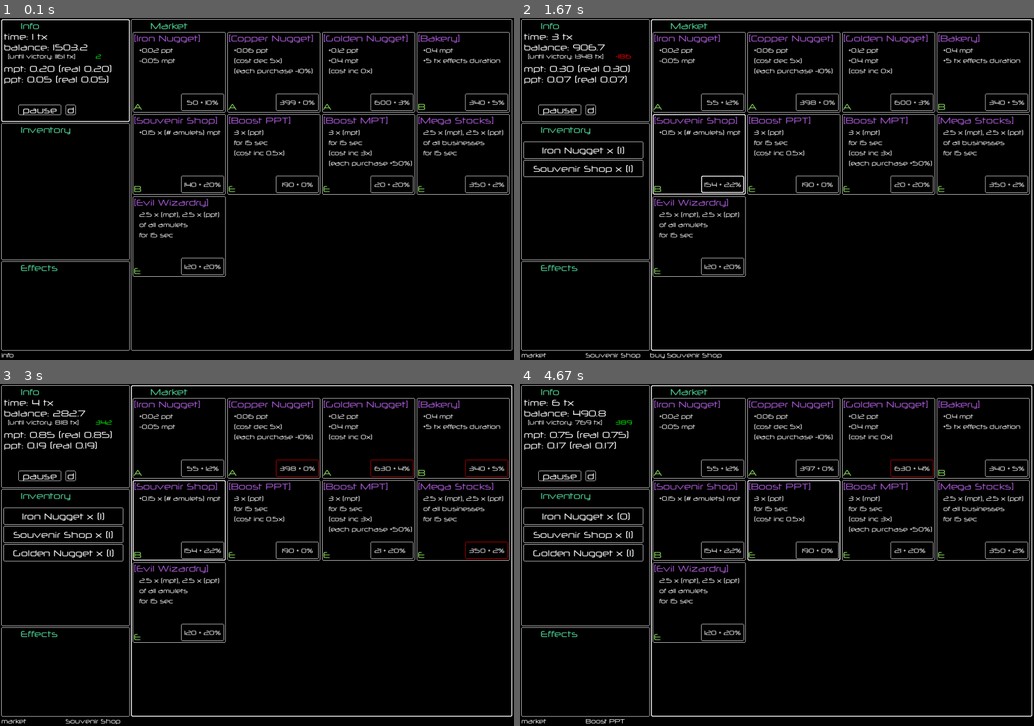
Above: before the commit, frames 1-4 (two rows, left to right).
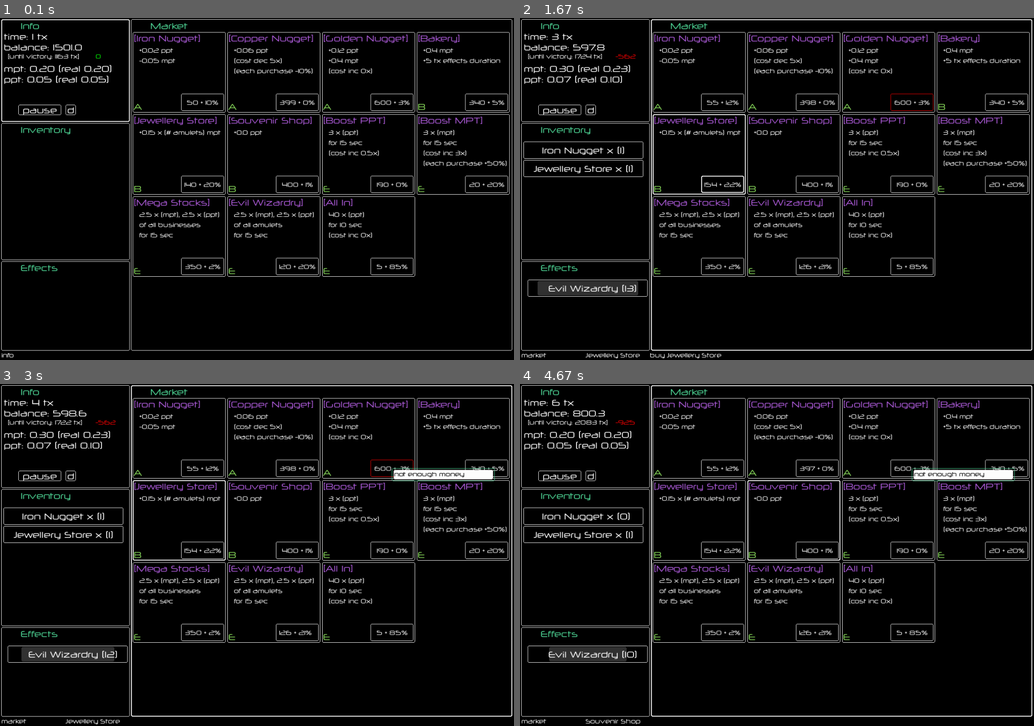
Above: after the commit, the same moments.

Repository: rayannott/economygame
Game: pygame game, started from main.py
Two runs of this game, one before a commit and one after it. Both use one fixed random seed, a clock stepped at 60 frames per second and the inputs below.
Inputs (mouse positions are in pixels of both pictures, inside the frame that each line leads up to):
- Up to frame 1 (0.1 s): no input
- Up to frame 2 (1.67 s): click "50 + 10%" at 0.38 s; click (828, 264) at 0.72 s; click (617, 137) at 1.05 s; click "140 + 20%" at 1.38 s
- Up to frame 3 (3 s): click "600 + 3%" at 1.72 s; click (231, 643) at 2.05 s; click (241, 496) at 2.38 s; click (185, 483) at 2.72 s
- Up to frame 4 (4.67 s): click (581, 479) at 3.05 s; click (936, 548) at 3.38 s; click (617, 510) at 3.72 s; click (627, 486) at 4.05 s; click (797, 541) at 4.38 s

The runs differ from the first frame. In frame 1, 2.9% of the frame differs, in the area x 12-99%, y 7-76%; in frame 2, 4.4%; in frame 3, 5.6%, in the area x 0-99%, y 7-100%; in frame 4, 5.4%.

Commit message:
new type; balance

Diff:
--- a/base_objects.py
+++ b/base_objects.py
@@ -88,7 +88,9 @@
         self.item_cost = copy(what.cost)
 
     def tick(self):
-        self.item_cost.money += COST_INCREASE_PER_TICK * self.what.cost_increase_mult
+        new_val = self.item_cost.money + COST_INCREASE_PER_TICK * self.what.cost_increase_mult
+        if new_val >= 30:
+            self.item_cost.money = new_val
 
     def __str__(self) -> str:
         return f'ShopCell({self.what} for {self.item_cost})'
--- a/player.py
+++ b/player.py
@@ -4,7 +4,7 @@
 import math
 
 from base_objects import Cost, Effect, ShopCell, ShopItem, ShopItemType
-from shop_items import Bakery, SouvenirShop, BoostPpt
+from shop_items import Bakery, JewelleryStore, SouvenirShop, BoostPpt
 from utils import INITIAL_BALANCE, INITIAL_MPT, INITIAL_PPT, GOAL_BALANCE, AVAILABLE_EFFECTS_SLOTS, BONUS_AMOUNT, BONUS_EVERY, PER_BAKERY_EFFECT_BOOST
 
 @dataclass
@@ -13,6 +13,7 @@
     boost_mpt: bool = False
     mega_stocks: bool = False
     evilwizardry: bool = False
+    allin: bool = False
 
 class Player:
     def __init__(self) -> None:
@@ -46,16 +47,19 @@
                 self.effect_flags.mega_stocks = True
             elif eff.name == 'Evil Wizardry':
                 self.effect_flags.evilwizardry = True
+            elif eff.name == 'All In':
+                self.effect_flags.allin = True
 
         # update balance:
         stocks_mult = 2.5 if self.effect_flags.mega_stocks else 1
         evilwizardry = 2.5 if self.effect_flags.evilwizardry else 1
         boost_ppt_mult = 3 if self.effect_flags.boost_ppt else 1
+        boost_ppt_mult = 40 if self.effect_flags.allin else 1
         boost_mpt_mult = 3 if self.effect_flags.boost_mpt else 1
 
         self.real_ppt = (INITIAL_PPT + self.extra_ppt[0] * evilwizardry + self.extra_ppt[1] * stocks_mult) * boost_ppt_mult
         self.real_mpt = (INITIAL_MPT + self.extra_mpt[0] * evilwizardry + self.extra_mpt[1] * stocks_mult) * boost_mpt_mult
-        self.balance *= 1 + self.real_mpt * 0.01
+        self.balance *= 1 + self.real_ppt * 0.01
         self.balance += self.real_mpt
 
         # update fake balance to keep track of how well we're doing
@@ -115,7 +119,7 @@
             self.set_balance(resulting_balance)
             shop_cell.item_cost = Cost(
                 money=shop_cell.item_cost.money * shop_cell.what.per_purchase_cost_mult,
-                balance_portion=min(shop_cell.item_cost.balance_portion + shop_cell.what.per_purchase_portion_increase, 0.5)
+                balance_portion=min(shop_cell.item_cost.balance_portion + shop_cell.what.per_purchase_portion_increase, 0.9)
             )
             return True, ''
         return False, 'not enough money'
@@ -160,7 +164,7 @@
                 self.extra_ppt[0] += inv_item.ppt # type: ignore
                 pass
             elif inv_item.type_ == ShopItemType.BUSINESS:
-                if isinstance(inv_item, SouvenirShop):
+                if isinstance(inv_item, JewelleryStore):
                     self.extra_mpt[1] += inv_item.mpt * amulets
                     continue
                 elif isinstance(inv_item, Bakery):
--- a/shop_items.py
+++ b/shop_items.py
@@ -28,13 +28,19 @@
 
 class Bakery(ProfitGen):
     def __init__(self) -> None:
-        super().__init__(name='Bakery', cost=Cost(340., 0.05), type_=ShopItemType.BUSINESS, mpt=0.4, ppt=0)
+        super().__init__(name='Bakery', cost=Cost(340., 0.05), type_=ShopItemType.BUSINESS, mpt=0.4, ppt=0.)
         self.info = [f'+{self.mpt} mpt', f'+{PER_BAKERY_EFFECT_BOOST} tx effects duration']
 
 
 class SouvenirShop(ProfitGen):
     def __init__(self) -> None:
-        super().__init__(name='Souvenir Shop', cost=Cost(140., 0.2), type_=ShopItemType.BUSINESS, mpt=0.15, ppt=0)
+        super().__init__(name='Souvenir Shop', cost=Cost(400., 0.01), type_=ShopItemType.BUSINESS, mpt=0., ppt=0.)
+        self.info = [f'+{self.ppt} ppt']
+
+
+class JewelleryStore(ProfitGen):
+    def __init__(self) -> None:
+        super().__init__(name='Jewellery Store', cost=Cost(140., 0.2), type_=ShopItemType.BUSINESS, mpt=0.15, ppt=0.)
         self.info = [f'+{self.mpt} x (# amulets) mpt']
         self.per_purchase_cost_mult = 1.1
         self.per_purchase_portion_increase = 0.02
@@ -66,6 +72,13 @@
         self.info = ['2.5 x (mpt), 2.5 x (ppt)', 'of all amulets', f'for {self.duration} sec']
 
 
+class AllIn(Effect):
+    def __init__(self) -> None:
+        super().__init__(name='All In', cost=Cost(5., 0.85), type_=ShopItemType.EFFECT, duration=10)
+        self.info = ['40 x (ppt)', f'for {self.duration} sec', '(cost inc 0x)']
+        self.cost_increase_mult = 0
+
+
 def create_shop() -> Shop:
     return Shop(
         [
@@ -73,10 +86,12 @@
             ShopCell(CopperNugget()),
             ShopCell(GoldenNugget()),
             ShopCell(Bakery()),
+            ShopCell(JewelleryStore()),
             ShopCell(SouvenirShop()),
             ShopCell(BoostPpt()),
             ShopCell(BoostMpt()),
             ShopCell(MegaStocks()),
-            ShopCell(EvilWizardry())
+            ShopCell(EvilWizardry()),
+            ShopCell(AllIn())
         ]
     )
